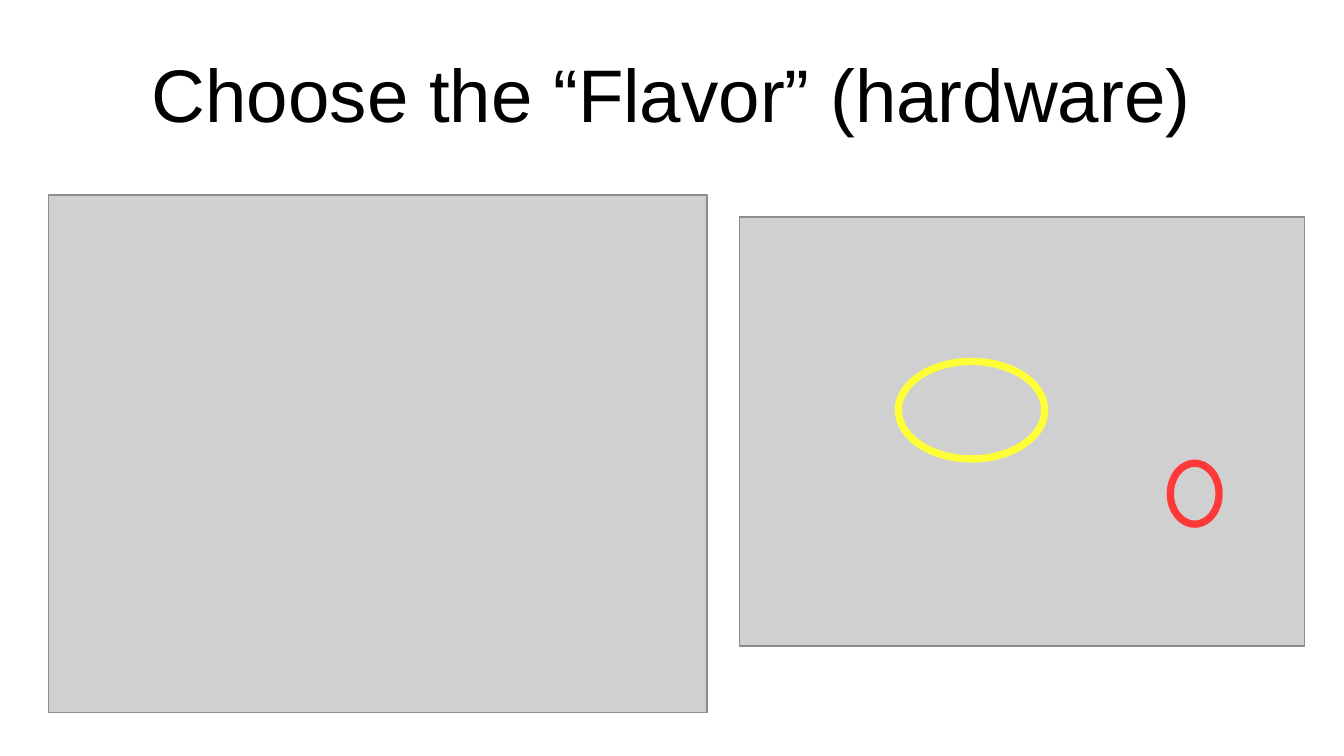
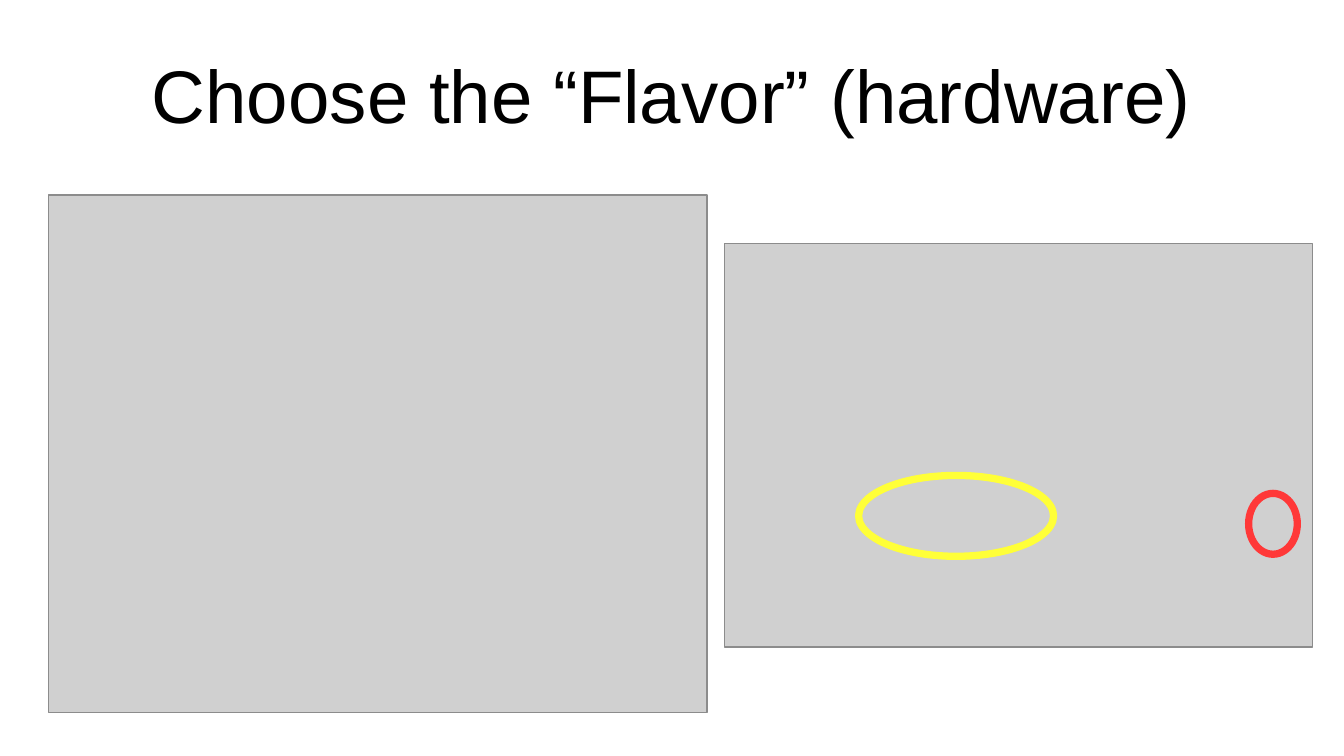
Before and after one commit to Animalherd/VMAccess, a slide deck: slide 12 of VTA Access animatedshow.ppsx. Drawn at 1344x756 pixels with LibreOffice and Linux fonts; fonts in the diff are those of the drawing; grey boxes stand for pictures. Boxes give left, top, right and bottom in pixels: in the first picture for what was removed or moved away, otherwise in the second. Text is boxed around its words. In the diff, an @@ line names an element or a change of style, - is before the commit and + after.

```diff
--- a/VTA Access animatedshow.ppsx
+++ b/VTA Access animatedshow.ppsx
@@ picture resized from (x1=740, y1=217, x2=1305, y2=646) to (x1=724, y1=244, x2=1314, y2=648) @@
@@ ellipse resized from (x1=899, y1=361, x2=1045, y2=459) to (x1=859, y1=476, x2=1054, y2=556) @@
@@ ellipse moved from (x1=1171, y1=463, x2=1220, y2=524) to (x1=1249, y1=494, x2=1298, y2=555) @@
```
Also in this commit, not shown: 1 other slide changed.
